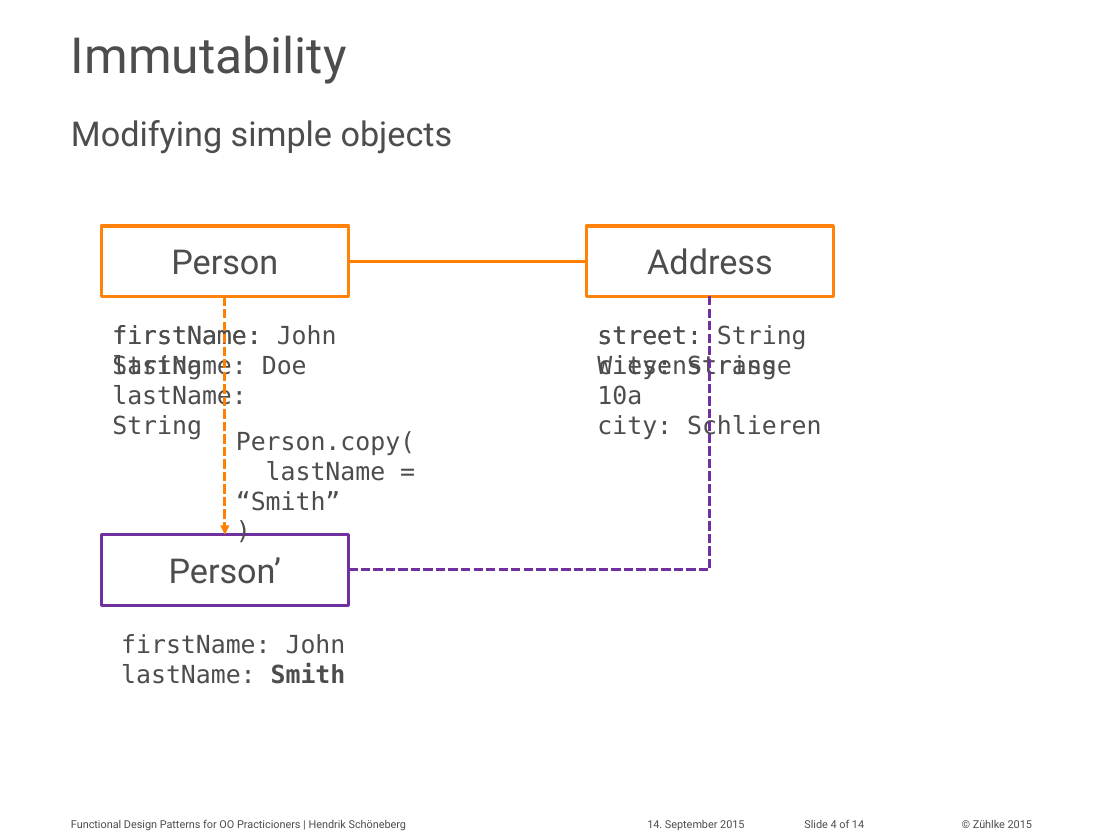
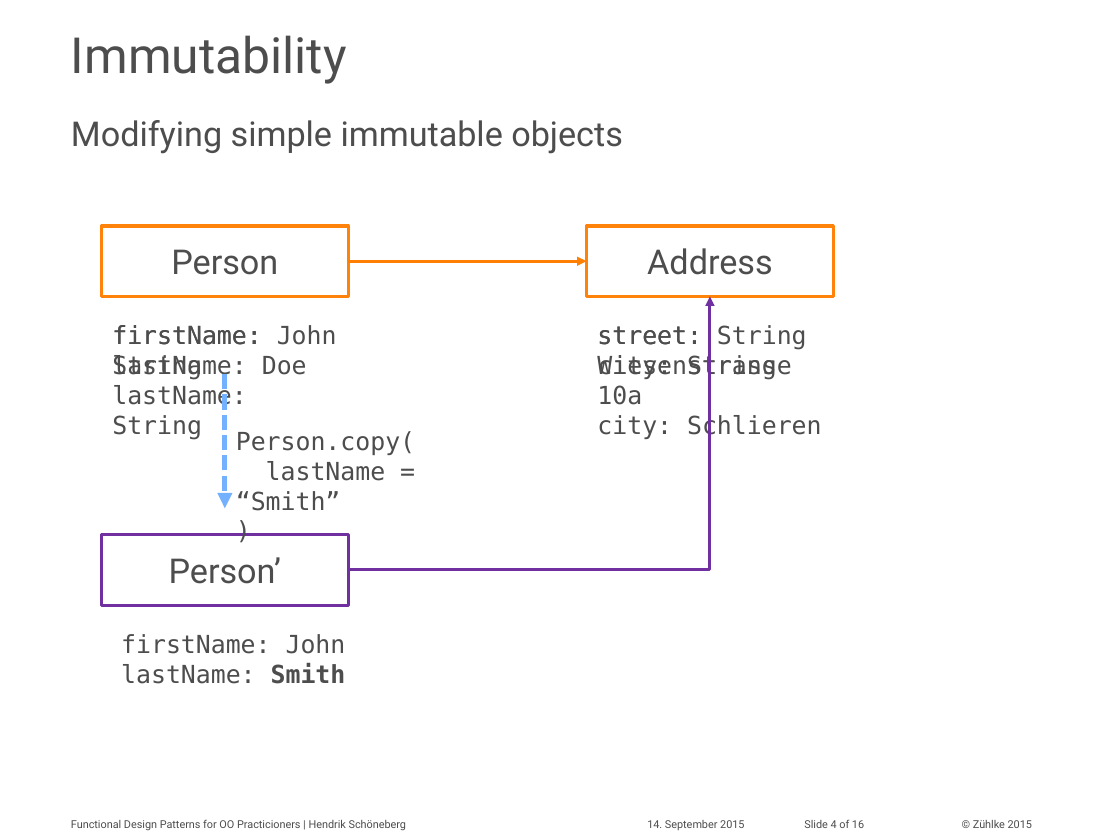
Before and after one commit to aax/zdays-fp-patterns, a slide deck: slide 4 of hesc_slides.pptx. Drawn at 1120x840 pixels with LibreOffice and Linux fonts; fonts in the diff are those of the drawing; background and template pictures are left out. Boxes give left, top, right and bottom in pixels: in the first picture for what was removed or moved away, otherwise in the second. Text is boxed around its words. In the diff, an @@ line names an element or a change of style, - is before the commit and + after.

```diff
--- a/hesc_slides.pptx
+++ b/hesc_slides.pptx
@@ text at <box>71,120,623,154</box>: text changed @@
-Modifying simple objects
+Modifying simple immutable objects
@@ line (348, 261) - (587, 261): line to arrow @@
@@ elbow line (348, 570) - (710, 297): elbow line to elbow arrow; stroke #7030A0 2 pt dashed to #7030A0 2 pt @@
@@ arrow moved from (225, 297) - (225, 534) to (225, 374) - (225, 508) @@
@@ arrow (225, 374) - (225, 508): stroke #FF7F04 2 pt dashed to #73B1FE 3.25 pt dashed @@
@@ text at <box>804,819,864,828</box>: text changed @@
-Slide 4 of 14
+Slide 4 of 16
```
Also in this commit, not shown: 5 other slides changed, 2 slides added, 5 other files.
